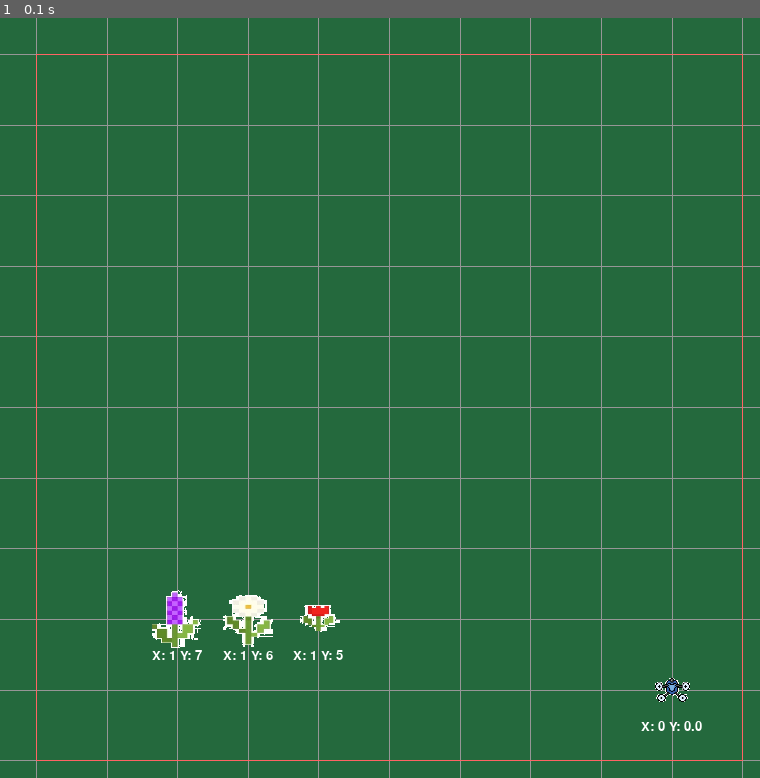
Above: before the commit, frame 1.
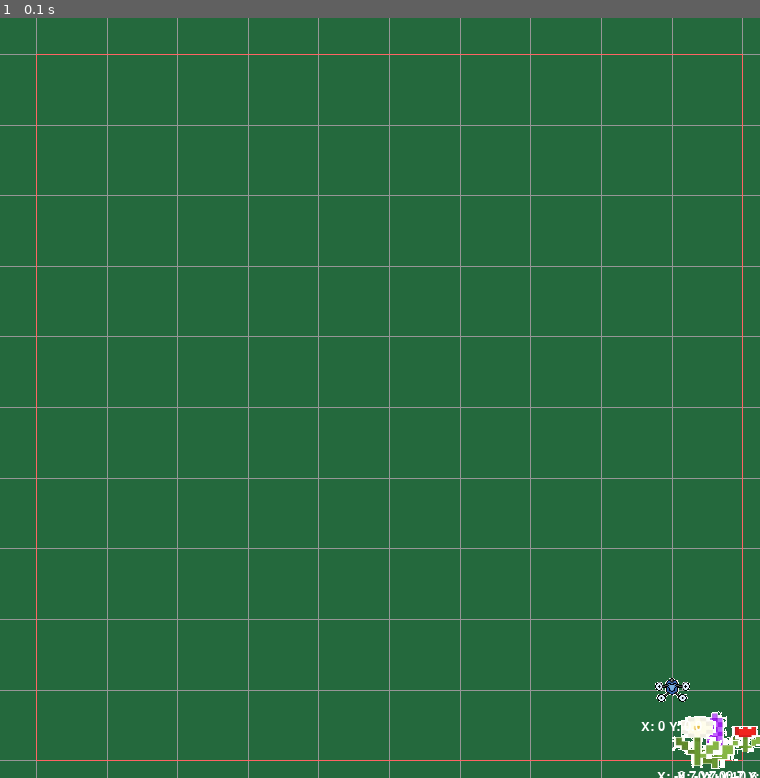
Above: after the commit, the same moment.

Repository: Koz9vo4ka/archipelago2025_additive_tech
Game: pygame game, started from drone_pygame_map.py
Same seed, same stepped clock (60 frames per second), same inputs: the game is played once before the commit and once after it.
Inputs:
- Up to frame 1 (0.1 s): no input

The runs differ from the first frame. In frame 1, 1.3% of the frame differs, in the area x 20-100%, y 75-100%.

Commit message:
Add new realization of object_manager

Diff:
--- a/drone_pygame_map.py
+++ b/drone_pygame_map.py
@@ -26,12 +26,11 @@
         self.__ROUTE_IMG = self.__load_image('imgs/route.png')
         self.__DRONE_IMG = self.__load_image('imgs/drone.png')
 
-        # TODO сделать словарём
-        self.__LIST_FLOWERS = [
-            self.__load_image('imgs/white_flower.png'),
-            self.__load_image('imgs/red_flower.png'),
-            self.__load_image('imgs/purple_flower.png')
-        ]
+        self.__LIST_FLOWERS = {
+            "white_flower": self.__load_image('imgs/white_flower.png'),
+            "red_flower": self.__load_image('imgs/red_flower.png'),
+            "green_flower": self.__load_image('imgs/purple_flower.png')
+        }
 
         self.__DRONE_IMG = self.__load_image('imgs/drone.png')
 
@@ -90,14 +89,12 @@
         for ind_y in range(-20, 20):
             pygame.draw.line(self.__screen, (150, 150, 150), (0, self.zero_px[1] + self.__PIXELS_PER_METER * ind_y), (1_000, self.zero_px[1] + self.__PIXELS_PER_METER * ind_y))
 
-        x, y = self.__meters_2_pixels(self.pole_size[0]+1, self.pole_size[1]+1)
-
-        x_1,y_1 = self.__meters_2_pixels(-0.5, -0.5)
+        x, y, w, h = *self.__meters_2_pixels(self.pole_size[0]+1, self.pole_size[1]+1), *self.__meters_2_pixels(-0.5, -0.5)
 
         pygame.draw.rect(self.__screen,
             (255, 100, 100),
             # TODO это работает правильно, там не x, y, w, h?
-            (x, y, x_1, y_1),
+            (x, y, w, h),
             1
         )
 
@@ -113,9 +110,11 @@
         self.__screen.fill((36,105,61))
         self.__draw_grid()
 
-        for id_flower, flower_coordinate in flowers:
-            self.__blit_image(self.__LIST_FLOWERS[id_flower], *flower_coordinate)
-            self.__blit_coordinates(*flower_coordinate)
+        for name_flower, flower_coordinates in flowers.items():
+            flower_coordinates = list(map(lambda flower: flower["point"], flower_coordinates))
+            for flower_coordinate in flower_coordinates:
+                self.__blit_image(self.__LIST_FLOWERS[name_flower], *flower_coordinate)
+                self.__blit_coordinates(*flower_coordinate)
 
         for point in route:
             self.__blit_image(self.__ROUTE_IMG, *point[:2], point[2])
@@ -129,7 +128,7 @@
 
     def run(self, ) -> None:
         while True:
-            self.update([0, 0.0, 0], [], [[1, [1, 5]], [0, [1, 6]], [2, [1, 7]]])
+            self.update([0, 0.0, 0], [], {'red_flower': [{'point': [-0.7165898660956542, -3.632798739302884], 'count': 1}, {'point': [-0.7165898660956542, -1.036095611881429], 'count': 1}], 'green_flower': [{'point': [-0.7165898660956542, -0.6409108270621491], 'count': 1}], 'white_flower': [{'point': [-0.7165898660956542, -0.35780572131452393], 'count': 1}]})
 
 
 if __name__ == "__main__":
--- a/grock_algoritm.py
+++ b/grock_algoritm.py
@@ -4,24 +4,25 @@
 
 
 def calc_mean_objects(objects: List[List[float]]) -> List[List[float]]:
-    mean_objects = []
+    mean_object = []
+    # print(objects)
 
     for object in objects:
         is_far = True
 
-        for ind in range(len(mean_objects) - 1, -1, -1):
-            dist = calc_distance(object, mean_objects[ind]['point'])
+        for ind in range(len(mean_object) - 1, -1, -1):
+            dist = calc_distance(object, mean_object[ind]['point'])
 
             if dist <= DISTANCE_TRASHOLD:
                 is_far = False
-                mean_objects[ind]["point"] = calc_mean(mean_objects[ind]["point"], object, mean_objects[ind]["count"])
-                mean_objects[ind]["count"] += 1
+                mean_object[ind]["point"] = calc_mean(mean_object[ind]["point"], object, mean_object[ind]["count"])
+                mean_object[ind]["count"] += 1
                 break
 
         if is_far:
-            mean_objects.append({"point": object, "count": 1})
+            mean_object.append({"point": object, "count": 1})
 
-    return mean_objects
+    return mean_object
 
 
 def calc_mean(p1: List[float], p2: List[float], count: int) -> List[float]:
--- a/main.py
+++ b/main.py
@@ -2,7 +2,7 @@
 
 from drone_pygame_map import DroneDataVisualization
 from motion_manager import StateMachine
-import objects_manager as obj_manager
+from objects_manager import ObjectManager
 
 from typing import List
 
@@ -22,6 +22,7 @@
         self.__client = Drone()
         self.__pygame_visualization = DroneDataVisualization()
         self.__motion_machine = StateMachine(self.__mission_plan, self.__client)
+        self.__obj = ObjectManager()
 
 
     def __connect_to_drone(self) -> None:
@@ -38,9 +39,9 @@
 
         self.__motion_machine.process(x, y, yaw)
 
-        obj_manager.process_detections(self.__client.get_detections(), [x, y], yaw)
-        peoples, fires = obj_manager.get_sorted_detections()
-        self.__pygame_visualization.update([x, y, yaw], self.__mission_plan)
+        self.__obj.process_detections(self.__client.get_detections(), [x, y], yaw)
+        objects = self.__obj.get_sorted_detections()
+        self.__pygame_visualization.update([x, y, yaw], self.__mission_plan, objects)
 
         if self.__pygame_visualization.get_is_screenshot():
             cv2.imwrite(f"photos/{round(x, 2)}|{round(y, 2)}|{round(yaw, 4)}|{round(time.time(), 3)}.png", img)
@@ -53,12 +54,6 @@
             print("LANDING!!")
             return False
         return True
-
-    def __periodic_save_detections(self) -> None:
-        if abs(self.__last_time_photo - time.time()) > 3:
-            peoples, fires = obj_manager.get_sorted_detections()
-            obj_manager.save_detections(peoples, fires)
-            self.__last_time_photo = time.time()
 
     def run_mission(self) -> None:
         self.__connect_to_drone()
--- a/objects_manager.py
+++ b/objects_manager.py
@@ -20,20 +20,37 @@
 
     def get_sorted_detections(self) -> List[List[Dict]]:
         # Объединяем объекты, если они находятся неподалёку
-        mean_flowers = grock_algoritm.calc_mean_objects(list(map(lambda flower: flower["coordinates"], self.__finded_flower)))
+        sorted_by_dict = {}
+        self.__finded_flower = self.set_group_data(self.__finded_flower)
+        for name, datas in self.__finded_flower.items():
+            # print(name)
+            mean_flowers = grock_algoritm.calc_mean_objects(datas)
+            # print(mean_flowers)
+        # Сортируем объекты по количеству обнаружений
+            sorted_mean_flowers = sorted(mean_flowers, key=lambda mean_flower: mean_flower["count"], reverse=True)
+            sorted_by_dict[name] = sorted_mean_flowers
 
-        # Сортируем объекты по количеству обнаружений
-        sorted_mean_flowers = sorted(mean_flowers, key=lambda mean_flower: mean_flower["count"], reverse=True)
+        return sorted_by_dict
 
-        return sorted_mean_flowers
+    def set_group_data(self, objects: List[Dict]) -> Dict[Dict, List]:
+        grouped_data = {}
+        for item in objects:
+            name = item['name']
+            coords = item['coordinates']
 
-    def process_detections(self, detections: Dict, current_pos: List[float], yaw: float) -> None:
+            if name not in grouped_data:
+                grouped_data[name] = []
+
+            grouped_data[name].append(coords)
+        return grouped_data
+
+    def process_detections(self, detections: Dict, current_pos: List[float], rpy: List[float]) -> None:
         # Если данные не обновились, то ничего не делаем
         if not self.__check_detections(detections):
             return
 
         # Обрабатываем и фильтруем данные
-        detections_with_pos = self.__calc_real_pos_of_detection(detections, current_pos, yaw)
+        detections_with_pos = self.__calc_real_pos_of_detection(detections, current_pos, rpy)
         filtred_detections_with_pos = self.__filter_by_area(detections_with_pos)
 
         # Добавляем обнаруженные объекты
@@ -61,7 +78,7 @@
             return True
         return False
 
-    def __calc_real_pos_of_detection(self, detections: Dict, current_pos: List[float], rpy: List[float], alt: float) -> List[Dict]:
+    def __calc_real_pos_of_detection(self, detections: Dict, current_pos: List[float], rpy: List[float], alt: float=0.5) -> List[Dict]:
         """
         current_x, current_y in meters
         yaw in radians
@@ -73,7 +90,7 @@
 
         for detection in detections["boxes"]:
             # Определение типа объекта
-            abs_pos = self.__calc_abs_pos(detection["center"]["x"] / WIDTH, detection["center"]["y"] / HEIGHT, current_pos, rpy, alt)
+            abs_pos = self.__calc_abs_pos(detection["center"]["x"] / WIDTH, detection["center"]["y"] / HEIGHT, current_pos, rpy)
 
             # Добавляем новый объект
             objs.append({
@@ -84,18 +101,18 @@
 
         return objs
 
-    def __calc_abs_pos(self, center_x: float, center_y: float, current_pose: List[float], rpy: List[float], alt: float=0.5) -> List[float]:
+    def __calc_abs_pos(self, center_x: float, center_y: float, current_pose: List[float], rpy: List[float]) -> List[float]:
         # Углы на объект в глобальной системе координат
         a, b = view_math.calc_abs_ang(center_x, center_y, rpy[0], rpy[1], self.__FOV, self.__ASPECT_RATIO)
 
         # Позиция в системе координат дрона
-        local_pos = view_math.calc_local_pos(a, b, alt)
+        local_pos = view_math.calc_local_pos(a, b, current_pose[2])
 
         # Относительное положение
         relative_pos = view_math.calc_relative_pos(*local_pos, rpy[2])
 
         # Абсолютное положение
-        abs_pos = view_math.calc_abs_pos(*relative_pos, *current_pose)
+        abs_pos = view_math.calc_abs_pos(*relative_pos, *current_pose[:2])
 
         return abs_pos
 
@@ -144,17 +161,17 @@
                 "size_y": size_y
             }
 
-        alt = 0.5
-
     if is_test:
         for i in range(10):
-            d1 = create_detection("red_flower", 1030, 1000, 100, 170)
-            d2 = create_detection("green_flower", 100, 100, 100, 170)
-            d3 = create_detection("white_flower", 1400, 1000, 100, 170)
+            d1 = create_detection("red_flower", 1030, 1000, 100, 270)
+            d2 = create_detection("green_flower", 100, 100, 100, 270)
+            d3 = create_detection("white_flower", 1400, 10, 100, 270)
 
-            ds = create_detections([d1, d2, d3])
+            d4 = create_detection("red_flower", 10, 1000, 100, 270)
+            ds = create_detections([d1, d2, d3, d4])
 
-            obj_manager.process_detections(ds, [0, 0], 0)
+            obj_manager.process_detections(ds, [0, 0, 1.0], [0, 0, 0])
+
 
         sorted_mean_flowers = obj_manager.get_sorted_detections()
         print(sorted_mean_flowers)
